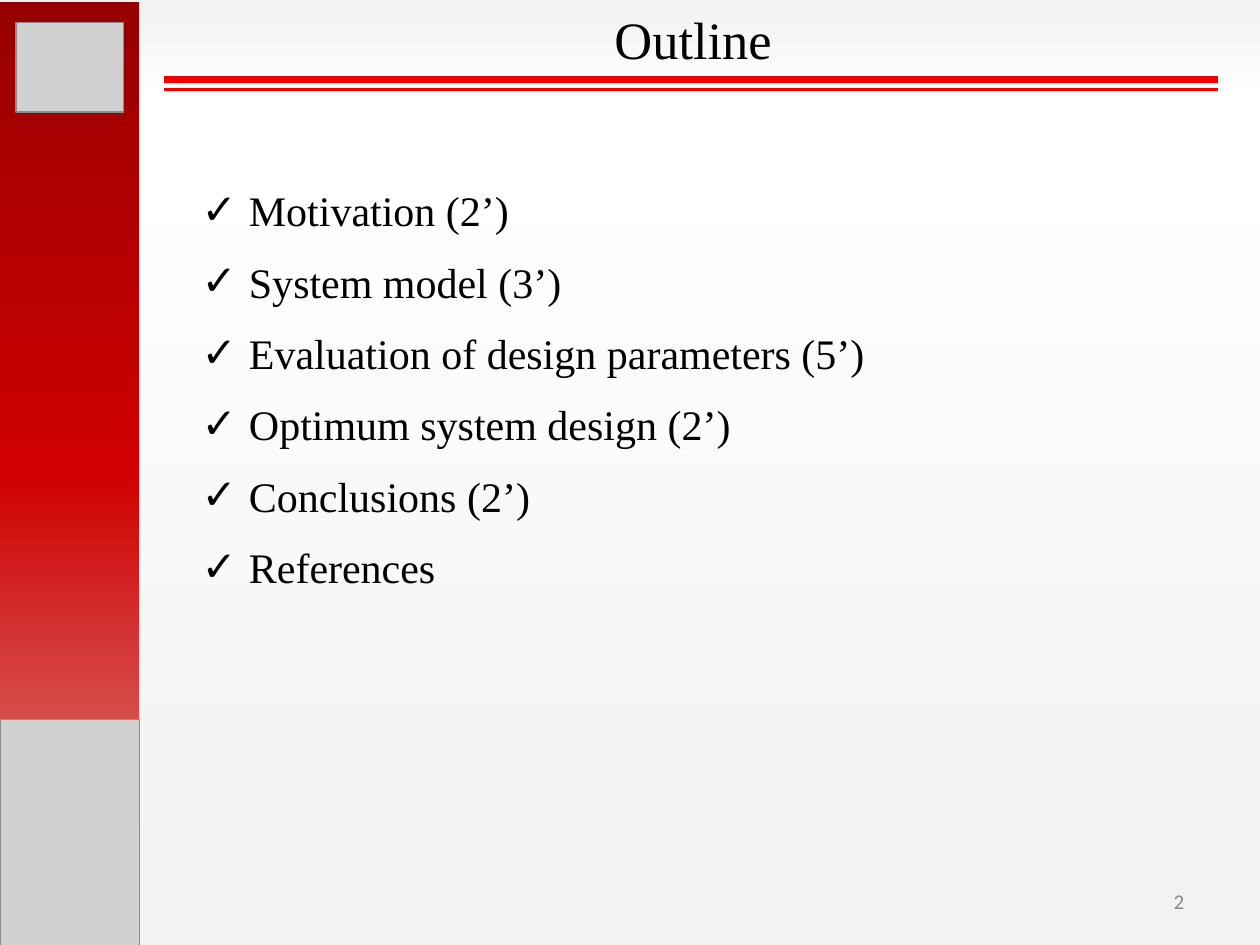
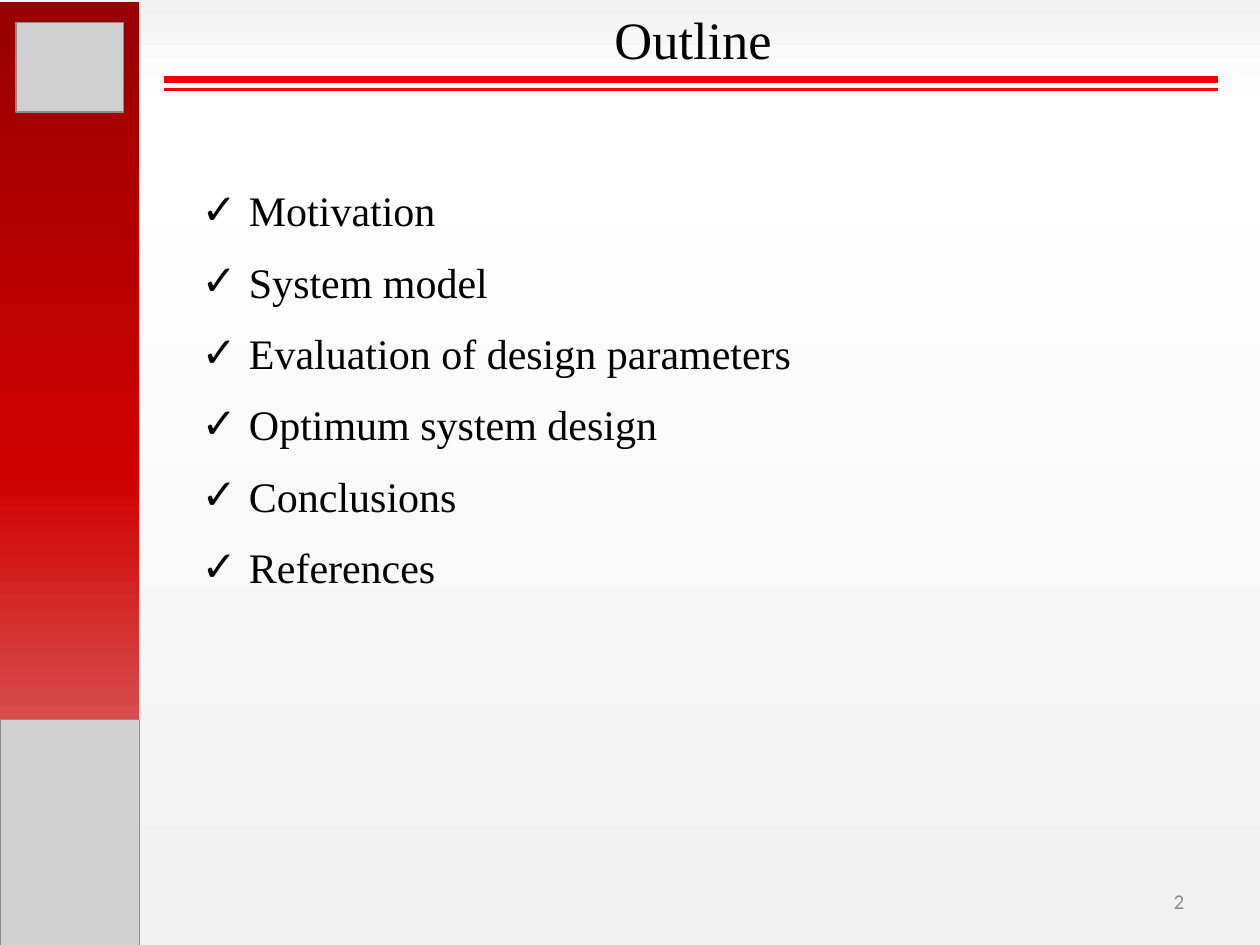
Before and after one commit to hakanpolat/IMMD, a slide deck: slide 2 of Paper/PEMD 2018/Presentation/PEMD2018_OralPres_Mesut_Uğur.pptx. Drawn at 1260x945 pixels with LibreOffice and Linux fonts; fonts in the diff are those of the drawing; grey boxes stand for pictures. Boxes give left, top, right and bottom in pixels: in the first picture for what was removed or moved away, otherwise in the second. Text is boxed around its words. In the diff, an @@ line names an element or a change of style, - is before the commit and + after.

```diff
--- a/Paper/PEMD 2018/Presentation/PEMD2018_OralPres_Mesut_Uğur.pptx
+++ b/Paper/PEMD 2018/Presentation/PEMD2018_OralPres_Mesut_Uğur.pptx
@@ text at (249,198,791,513): text changed @@
-✓ Motivation (2’)
-✓ System model (3’)
-✓ Evaluation of design parameters (5’)
-✓ Optimum system design (2’)
-✓ Conclusions (2’)
+✓ Motivation
+✓ System model
+✓ Evaluation of design parameters
+✓ Optimum system design
+✓ Conclusions
```
Also in this commit, not shown: 2 other slides changed, 1 slide added, 5 other files.
